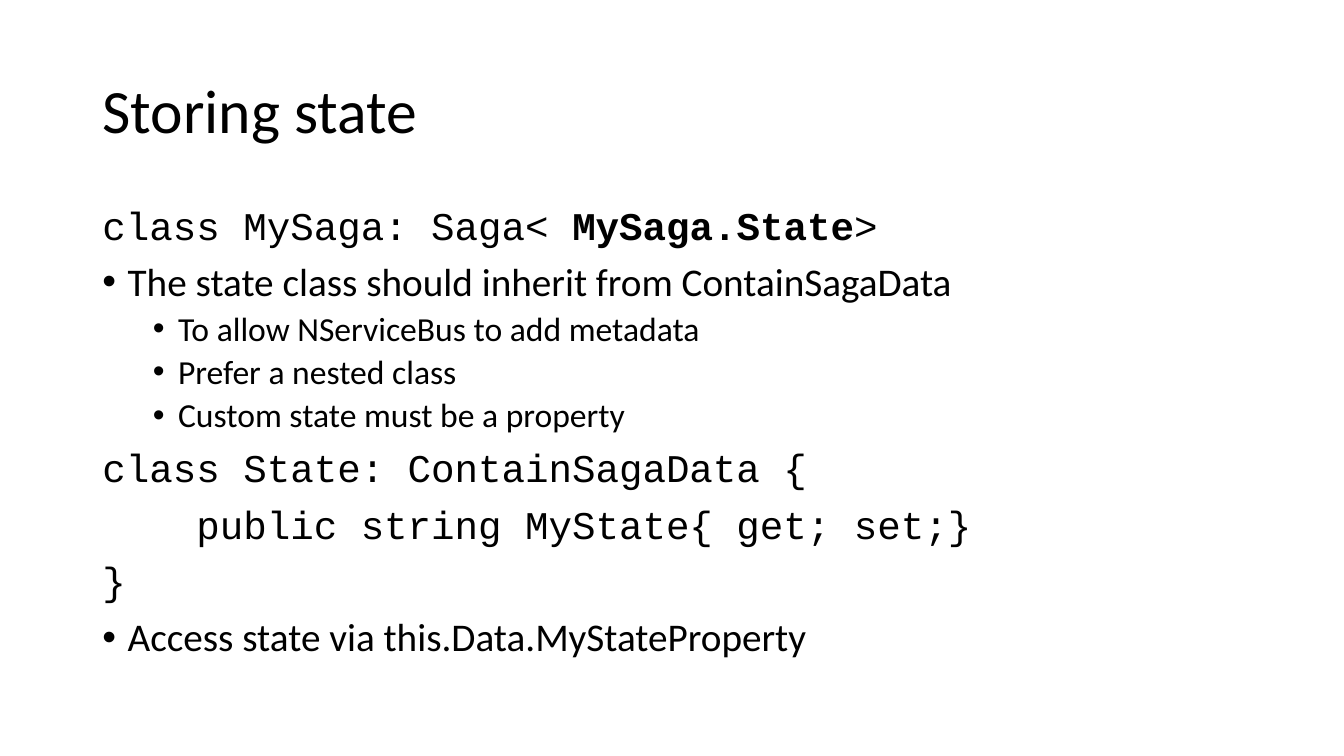
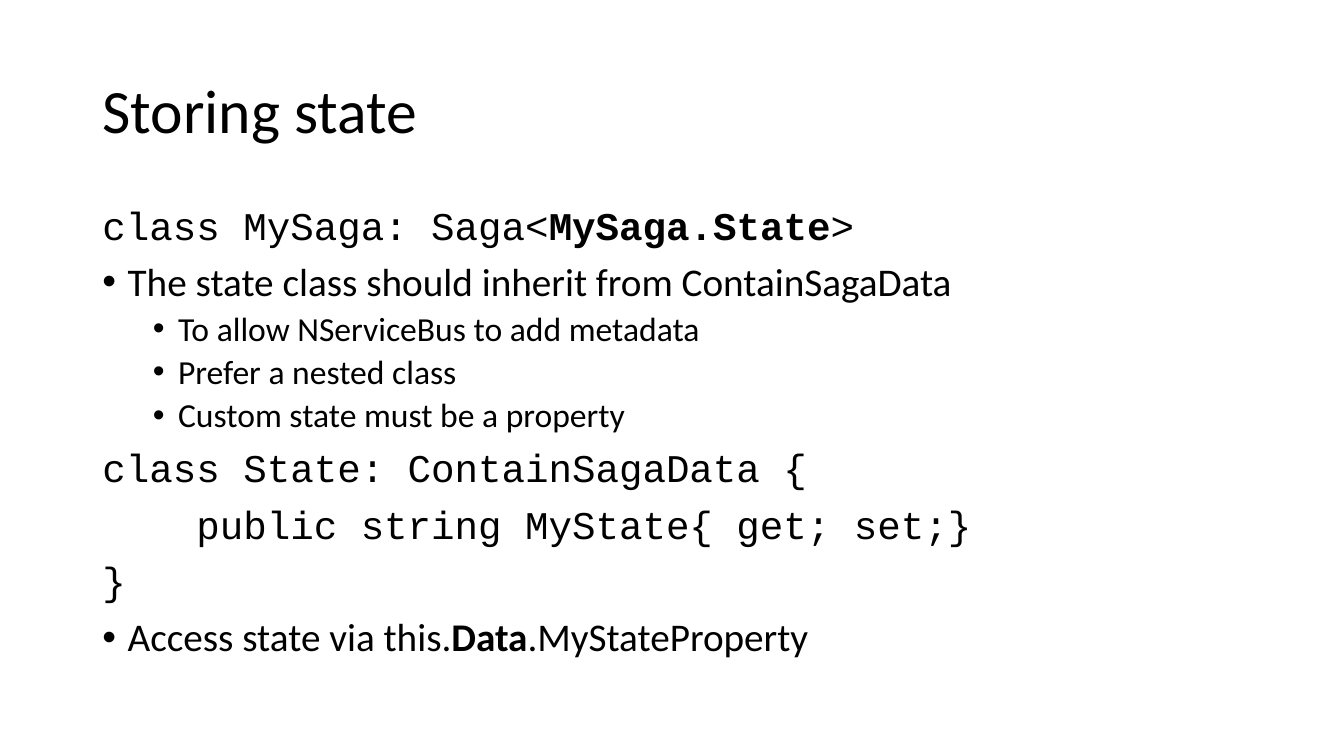
Before and after one commit to Particular/SagaMasterClass, a slide deck: slide 6 of SagaMasterClass.pptx (slide 7 before the commit). Drawn at 1344x756 pixels with LibreOffice and Linux fonts; fonts in the diff are those of the drawing. Boxes give left, top, right and bottom in pixels: in the first picture for what was removed or moved away, otherwise in the second. Text is boxed around its words. In the diff, an @@ line names an element or a change of style, - is before the commit and + after.

```diff
--- a/SagaMasterClass.pptx
+++ b/SagaMasterClass.pptx
@@ text at [102, 212, 854, 249]: spaces changed @@
-class MySaga: Saga< MySaga.State>
+class MySaga: Saga<MySaga.State>
@@ text at [128, 623, 809, 658]: bold on in "this.Data.MyStateProperty" @@
```
Also in this commit, not shown: 8 other slides changed, 9 slides removed.
